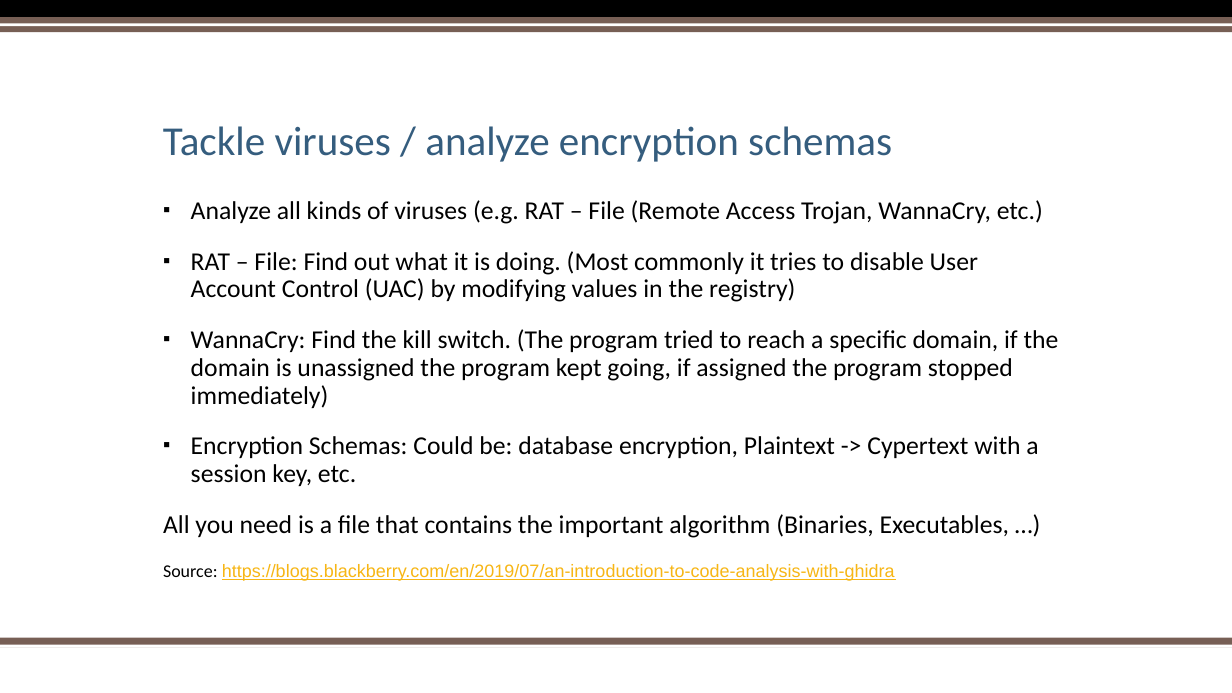
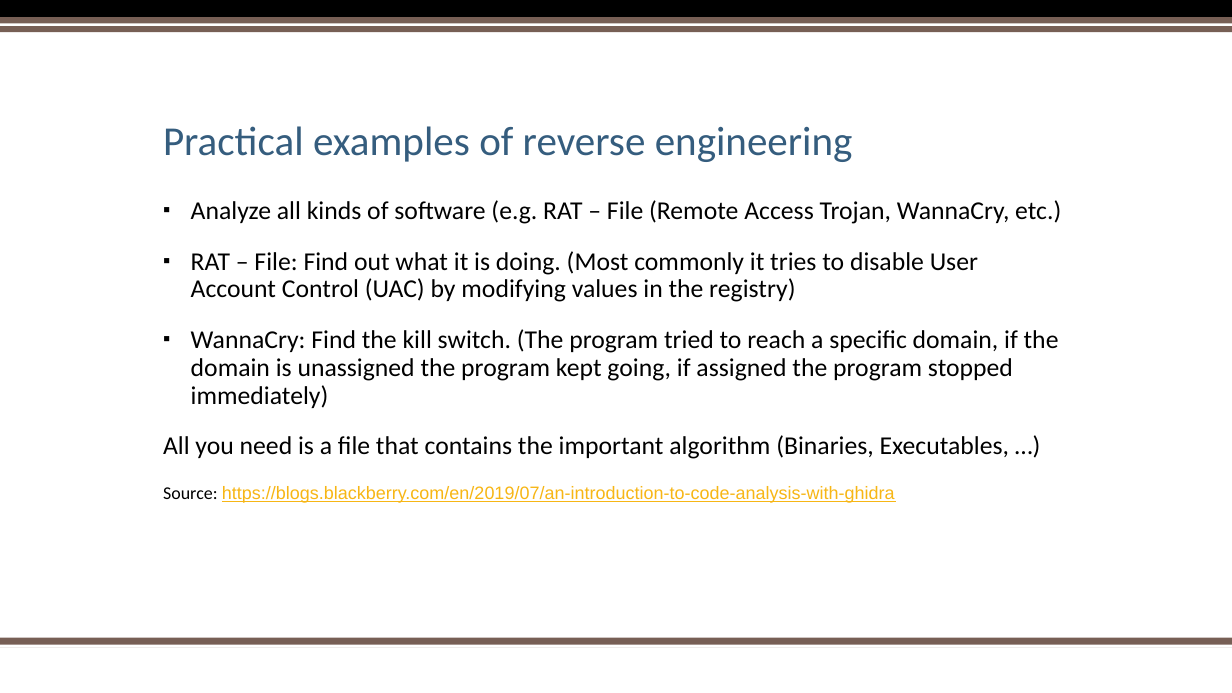
Before and after one commit to sebivenlo/ESDE_2021_Ghidra, a slide deck: slide 13 of Reverse Engineering.pptx (slide 14 before the commit). Drawn at 1232x693 pixels with LibreOffice and Linux fonts; fonts in the diff are those of the drawing; background and template pictures are left out. Boxes give left, top, right and bottom in pixels: in the first picture for what was removed or moved away, otherwise in the second. Text is boxed around its words. In the diff, an @@ line names an element or a change of style, - is before the commit and + after.

Commit message:
updated powerpoint

```diff
--- a/Reverse Engineering.pptx
+++ b/Reverse Engineering.pptx
@@ text at (x1=163, y1=126, x2=853, y2=162): text changed @@
-Tackle viruses / analyze encryption schemas
+Practical examples of reverse engineering
@@ text at (x1=191, y1=200, x2=1061, y2=224): text changed @@
-▪ Analyze all kinds of viruses (e.g. RAT – File (Remote Access Trojan, WannaCry, etc.)
+▪ Analyze all kinds of software (e.g. RAT – File (Remote Access Trojan, WannaCry, etc.)
@@ text at (x1=191, y1=436, x2=1038, y2=486): paragraph removed @@
-▪ Encryption Schemas: Could be: database encryption, Plaintext -> Cypertext with a session key, etc.
```
Also in this commit, not shown: 1 other slide changed, 2 slides removed.
